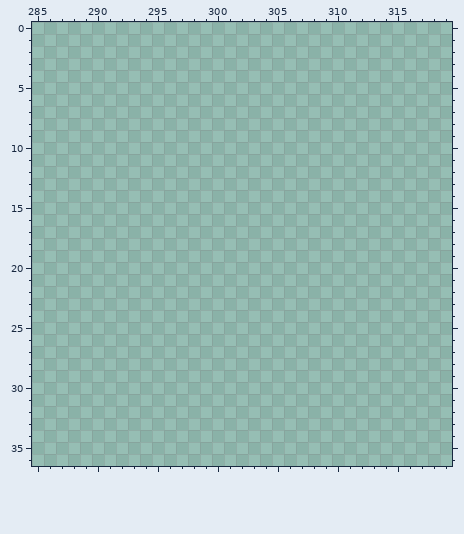
Pixel-art file -- assets/Tiled/tileset1.aseprite. The first picture shows the starting point.
320x320 pixels, 1 frame. Colours within 5 levels of each other are drawn and written as one. Shown: x 285..319, y 0..36.
Now the later version:
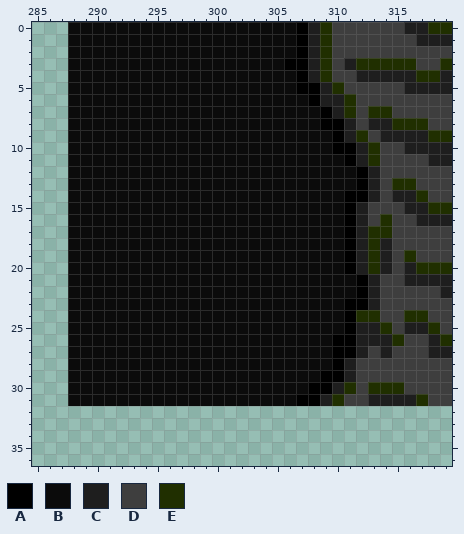
Palette (. is transparent): A #000000  B #0b0b0b  C #1e1e1e  D #3e3e3e  E #202f00
What changed:
Changed rows in their new state; - is an unchanged pixel.
first column x 288:
 0 BBBBBBBBBBBBBBBBBBBACEDDDDDDCCEE
 1 BBBBBBBBBBBBBBBBBBBACEDDDDDDDCCC
 2 BBBBBBBBBBBBBBBBBBBACEDDDDDDDDDD
 3 BBBBBBBBBBBBBBBBBBAACEDCEEEEEDDE
 4 BBBBBBBBBBBBBBBBBBBACEDDCCCCCEEC
 5 BBBBBBBBBBBBBBBBBBBAACEDDDDDCCCC
 6 BBBBBBBBBBBBBBBBBBBBACCEDDDDDDDD
 7 BBBBBBBBBBBBBBBBBBBBBACEDEEDDDDD
 8 BBBBBBBBBBBBBBBBBBBBBAACDCCEEEDD
 9 BBBBBBBBBBBBBBBBBBBBBBACEDCCCCEE
10 BBBBBBBBBBBBBBBBBBBBBBAACEDDCCCC
11 BBBBBBBBBBBBBBBBBBBBBBBACEDDDDCC
12 BBBBBBBBBBBBBBBBBBBBBBBBACDDDDDD
13 BBBBBBBBBBBBBBBBBBBBBBBBACDEEDDD
14 BBBBBBBBBBBBBBBBBBBBBBBAACDCCEDD
15 BBBBBBBBBBBBBBBBBBBBBBBACDDDCCEE
16 BBBBBBBBBBBBBBBBBBBBBBBACDEDDCCC
17 BBBBBBBBBBBBBBBBBBBBBBBACEEDDDDD
18 BBBBBBBBBBBBBBBBBBBBBBBACECDDDDD
19 BBBBBBBBBBBBBBBBBBBBBBBACECDEDDD
20 BBBBBBBBBBBBBBBBBBBBBBBACECDCEEE
21 BBBBBBBBBBBBBBBBBBBBBBBBACDDCCCC
22 BBBBBBBBBBBBBBBBBBBBBBBBACDDDDDC
23 BBBBBBBBBBBBBBBBBBBBBBBAACDDDDDD
24 BBBBBBBBBBBBBBBBBBBBBBBAEEDDEEDD
25 BBBBBBBBBBBBBBBBBBBBBBBACCEDCCED
26 BBBBBBBBBBBBBBBBBBBBBBAACCCEDDCE
27 BBBBBBBBBBBBBBBBBBBBBBAACDCDDDCC
28 BBBBBBBBBBBBBBBBBBBBBBACDDDDDDDD
29 BBBBBBBBBBBBBBBBBBBBBAACDDDDDDDD
30 BBBBBBBBBBBBBBBBBBBBAACEDEEEDDDD
31 BBBBBBBBBBBBBBBBBBBAACEDDCCCCEDD
